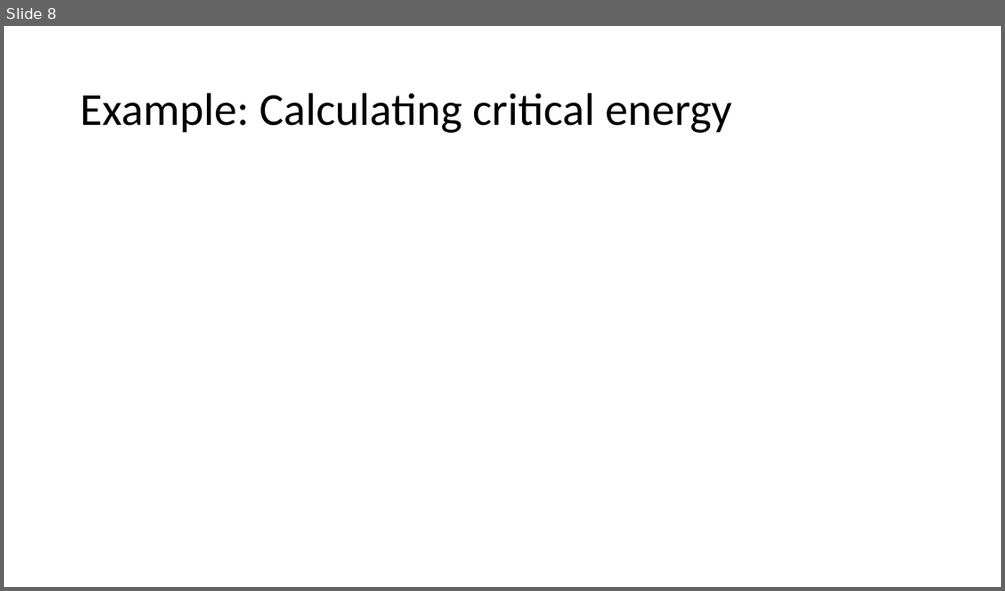
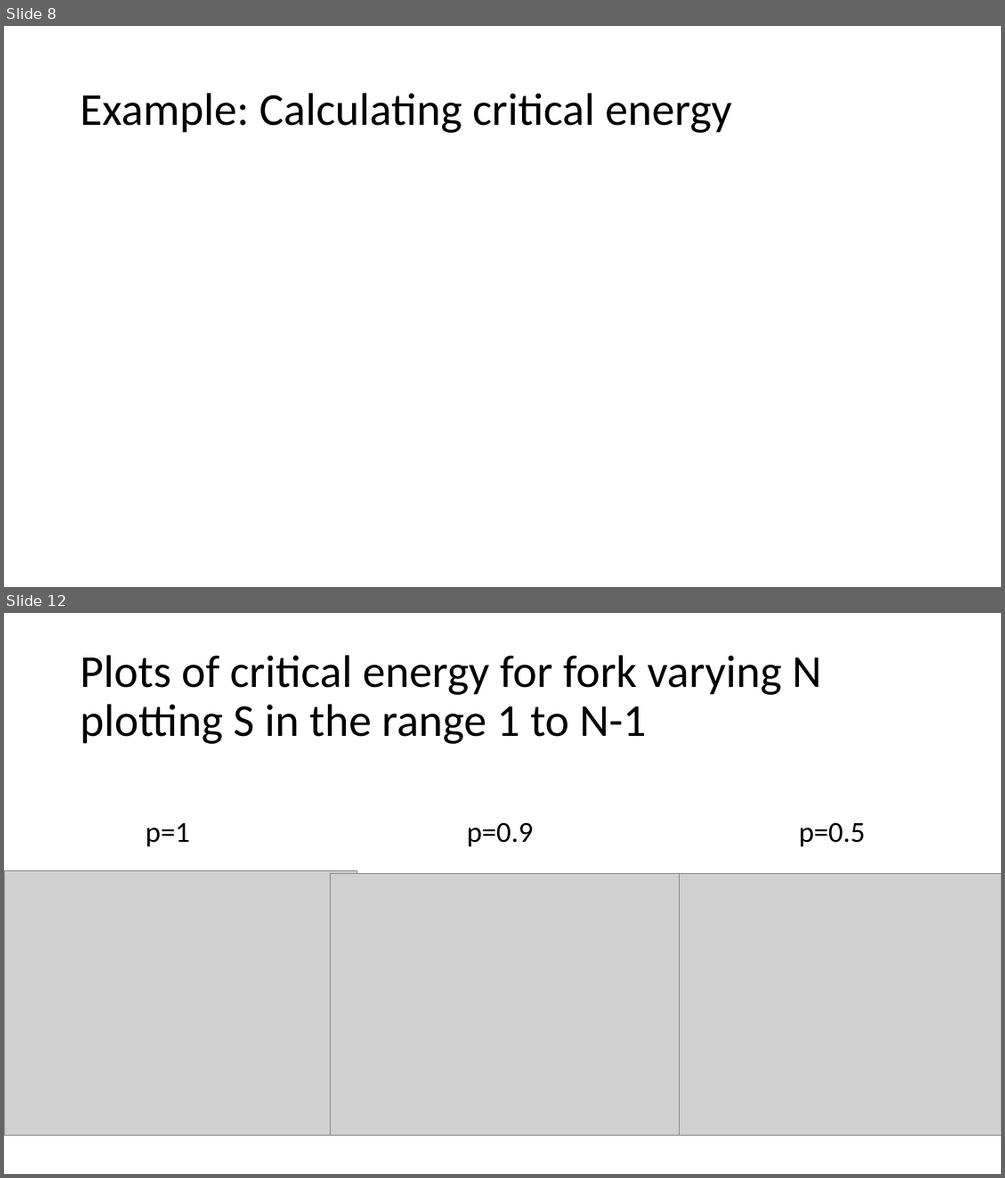
Before and after one commit to fpancald/Final-POL, a slide deck: FinalPPT.pptx. Shown one above the other, each under a label of ours: slide 8 before the commit, slides 8 and 12 after it; the slides between them are not shown. The pictures are 1005x591 and 1005x1178 pixels, drawn with LibreOffice and Linux fonts; fonts in the diff are those of the drawing; grey boxes stand for pictures. Boxes give left, top, right and bottom in pixels: in the first picture for what was removed or moved away, otherwise in the second. Text is boxed around its words. In the diff, an @@ line names an element or a change of style, - is before the commit and + after.

```diff
--- a/FinalPPT.pptx
+++ b/FinalPPT.pptx
@@ slide 12 added at box(4, 613, 1001, 1174), background #FFFFFF @@
@@ title added at box(80, 655, 821, 744), 44 pt, text #000000 @@
+Plots of critical energy for fork varying N plotting S in the range 1 to N-1
@@ text added at box(146, 822, 866, 847), 28 pt, text #000000 @@
+p=1 p=0.9 p=0.5
@@ picture added at box(4, 871, 357, 1135) @@
@@ picture added at box(330, 873, 680, 1135) @@
@@ picture added at box(652, 873, 1001, 1135) @@
```
Also in this commit, not shown: 2 slides changed, 8 other slides added, 6 slides removed, 1 other file.
